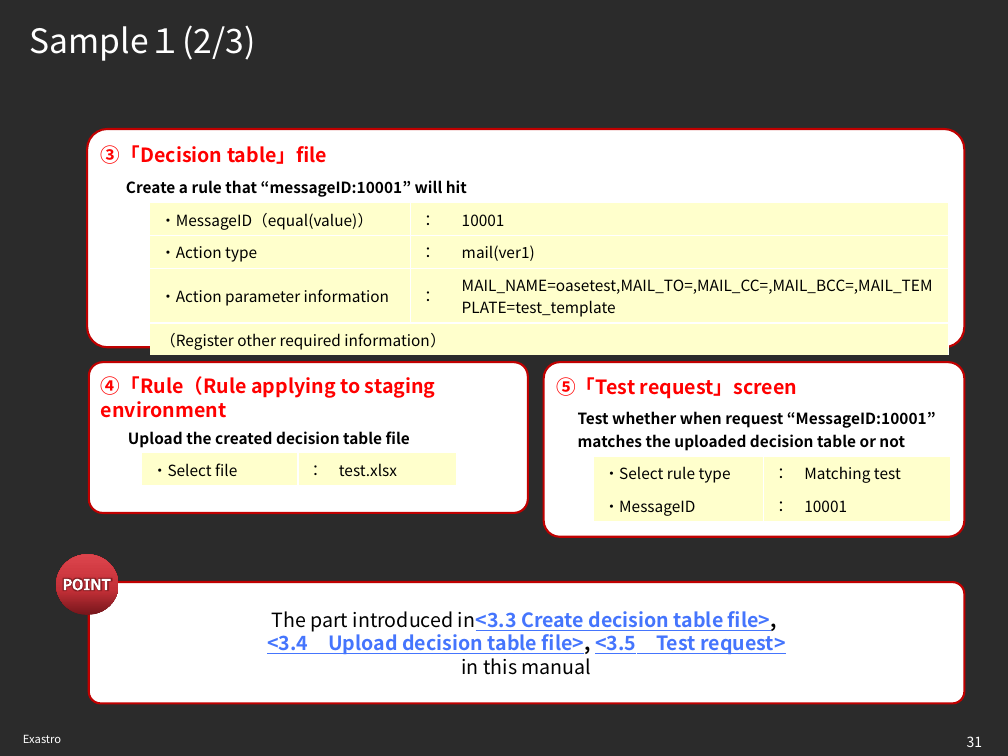
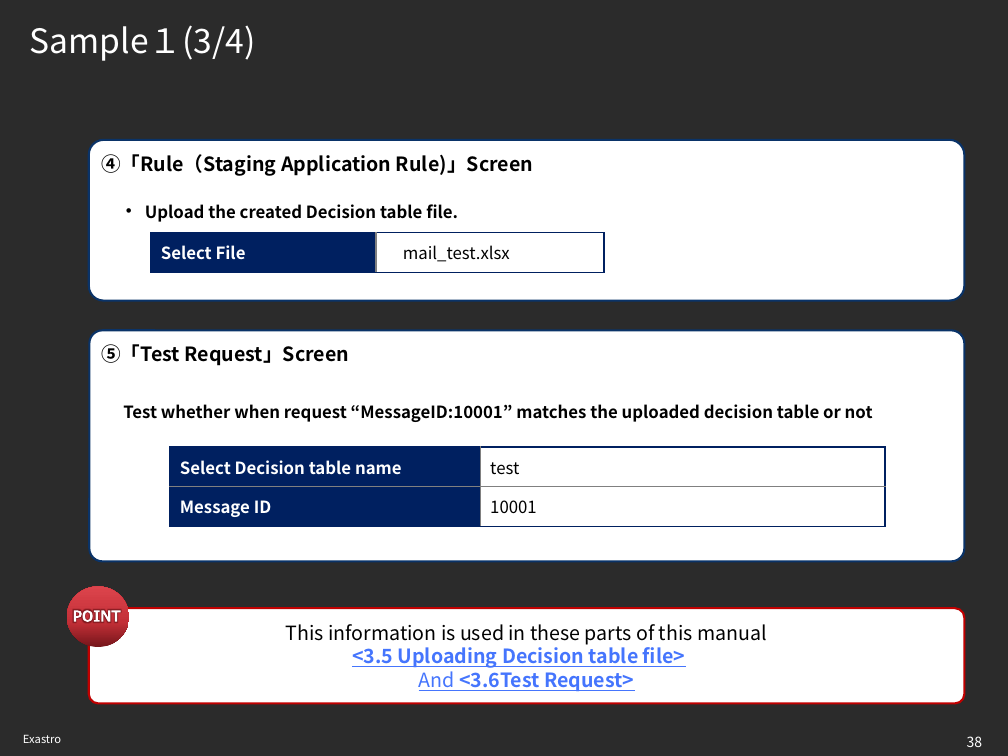
Before and after one commit to exastro-suite/oase-docs, a slide deck: slide 38 of asset/Learn/OASE-quickstart.pptx (slide 31 before the commit). Drawn at 1008x756 pixels with LibreOffice and Linux fonts; fonts in the diff are those of the drawing; background and template pictures are left out; a plain dark background stands for a picture behind light text. Boxes give left, top, right and bottom in pixels: in the first picture for what was removed or moved away, otherwise in the second. Text is boxed around its words. In the diff, an @@ line names an element or a change of style, - is before the commit and + after.

Commit message:
Add manuals of English.

```diff
--- a/asset/Learn/OASE-quickstart.pptx
+++ b/asset/Learn/OASE-quickstart.pptx
@@ title at <box>30,25,256,61</box>: text changed @@
-Sample１(2/3)
+Sample１(3/4)
@@ rounded rectangle "④「Rule（Staging Application Rule)」Screen": place and size @@
-rounded rectangle "④「Rule（Staging Application Rule)」Screen" at <box>88,129,965,348</box>
+rounded rectangle "④「Rule（Staging Application Rule)」Screen" at <box>89,140,965,301</box>
@@ rounded rectangle "④「Rule（Staging Application Rule)」Screen" at <box>89,140,965,301</box>: outline #C00000 1.5 pt to #0A3368 1.5 pt @@
@@ text in rounded rectangle at <box>101,154,533,176</box>: text changed; text colour #FF0000 to #000000 @@
-③「Decision table」file
+④「Rule（Staging Application Rule)」Screen
@@ table removed at <box>116,170,949,354</box>, 5 rows, 4 columns @@
-Create a rule that “messageID:10001” will hit |  |  | 
- | ・MessageID（equal(value)） | ： | 10001
- | ・Action type | ： | mail(ver1)
- | ・Action parameter information | ： | MAIL_NAME=oasetest,MAIL_TO=,MAIL_CC=,MAIL_BCC=,MAIL_TEMPLATE=test_template
- | （Register other required information） |  | 
@@ table at <box>116,190,640,303</box> @@
-Upload the created decision table file |  | 
- | ・Select file | ： test.xlsx
+Upload the created Decision table file. |  |  | 
+ | Select File | mail_test.xlsx | 
+ |  |  | 
@@ table: place and size @@
-table at <box>118,421,457,480</box>
+table at <box>116,190,640,303</box>
@@ rounded rectangle "⑤「Test Request」Screen": place and size @@
-rounded rectangle "⑤「Test Request」Screen" at <box>543,362,964,536</box>
+rounded rectangle "⑤「Test Request」Screen" at <box>90,331,965,561</box>
@@ rounded rectangle "⑤「Test Request」Screen" at <box>90,331,965,561</box>: outline #C00000 1.5 pt to #0A3368 1.5 pt; proportions changed @@
@@ text in rounded rectangle at <box>101,344,349,366</box>: text changed; text colour #FF0000 to #000000 @@
-⑤「Test request」screen
+⑤「Test Request」Screen
@@ rounded rectangle removed at <box>89,362,528,513</box> @@
-④「Rule（Rule applying to staging environment
@@ table at <box>113,376,940,557</box> @@
-Test whether when request “MessageID:10001” matches the uploaded decision table or not |  | 
- | ・Select rule type | ： Matching test
- | ・MessageID | ： 10001
+Test whether when request “MessageID:10001” matches the uploaded decision table or not |  |  | 
+ | Select Decision table name | test | 
+ | Message ID | 10001 | 
+ |  |  | 
@@ table: place and size @@
-table at <box>568,402,951,526</box>
+table at <box>113,376,940,557</box>
@@ ellipse: place and size @@
-ellipse at <box>56,554,119,615</box>
+ellipse at <box>67,587,129,647</box>
@@ freeform shape: place and size @@
-freeform shape at <box>64,579,110,591</box>
+freeform shape at <box>74,610,120,622</box>
@@ rounded rectangle "This information is used in ...": place and size @@
-rounded rectangle "This information is used in ..." at <box>89,582,965,703</box>
+rounded rectangle "This information is used in ..." at <box>89,608,965,703</box>
@@ text in rounded rectangle at <box>285,624,767,692</box>: text changed; bold off @@
-The part introduced in<3.3 Create decision table file>,
-<3.4 Upload decision table file>, <3.5 Test request>
-in this manual
+This information is used in these parts of this manual
+<3.5 Uploading Decision table file>
+And <3.6Test Request>
@@ page number at <box>967,736,983,747</box>: text changed @@
-31
+38
```
Also in this commit, not shown: 25 other slides changed, 8 slides added, 1 slide removed, 8 other files.
